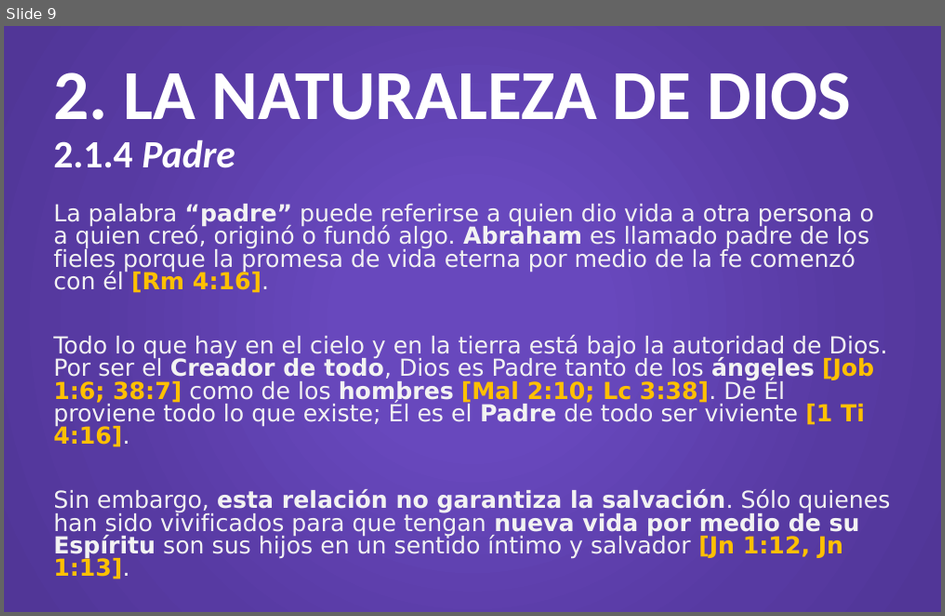
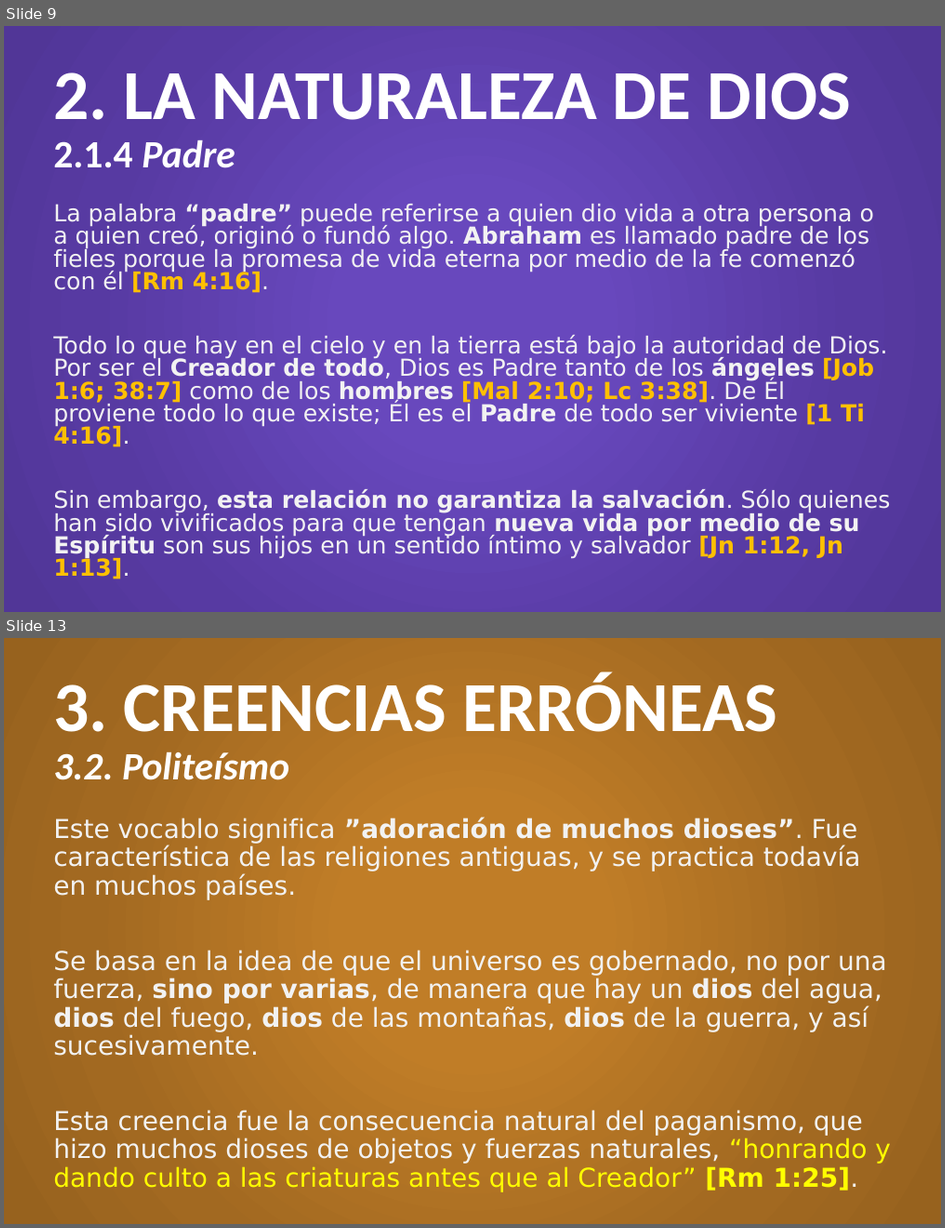
Before and after one commit to CreyTuning/documents, a slide deck: slideshow/Teologia Sistematica y Biblica - Myer Pearlman/Clases/4. Dios.pptx. Shown one above the other, each under a label of ours: slide 9 before the commit, slides 9 and 13 after it; the slides between them are not shown. The pictures are 945x616 and 945x1228 pixels, drawn with LibreOffice and Linux fonts; fonts in the diff are those of the drawing. Boxes give left, top, right and bottom in pixels: in the first picture for what was removed or moved away, otherwise in the second. Text is boxed around its words. In the diff, an @@ line names an element or a change of style, - is before the commit and + after.

Commit message:
4. Dios.pptx - part 1

```diff
--- a/slideshow/Teologia Sistematica y Biblica - Myer Pearlman/Clases/4. Dios.pptx
+++ b/slideshow/Teologia Sistematica y Biblica - Myer Pearlman/Clases/4. Dios.pptx
@@ slide 13 added at (4, 638, 941, 1224), background gradient #C07D27 to #A26921 to #97621E @@
@@ title added at (53, 672, 778, 780), 54 pt, text #FFFFFF, bold @@
+3. CREENCIAS ERRÓNEAS
+3.2. Politeísmo
@@ text added at (53, 817, 891, 1192), 20 pt, text #F2F2F2 @@
+Este vocablo significa ”adoración de muchos dioses”. Fue característica de las religiones antiguas, y se practica todavía en muchos países.
+Se basa en la idea de que el universo es gobernado, no por una fuerza, sino por varias, de manera que hay un dios del agua, dios del fuego, dios de las montañas, dios de la guerra, y así sucesivamente.
+Esta creencia fue la consecuencia natural del paganismo, que hizo muchos dioses de objetos y fuerzas naturales, “honrando y dando culto a las criaturas antes que al Creador” [Rm 1:25].
```
Also in this commit, not shown: 3 slides changed, 5 other slides added.
